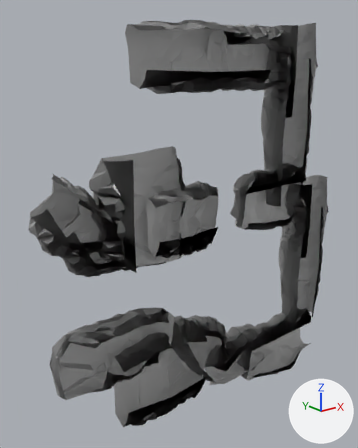
Before and after pictures for a commit that changed the FBX model Assets/God Hunt/Env/Background/Frames/Models/Frame9.fbx.
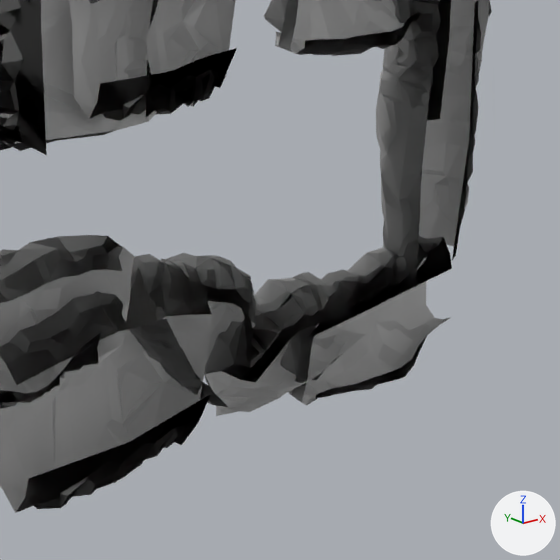
Old and new are each drawn whole from a camera (50 mm lens) standing at (30.7, -47.2, 36.9) and looking at (74.7, 7.9, 14.8) and again close up on the part from 32% to 100% of the width and 46% to 100% of the height. Lighting does not change. The marker at lower right points along +X, +Y and +Z. Where no turn or scale is listed for an object, it has been applied to the vertices.

Objects in the first close-up: 'Frame9'.
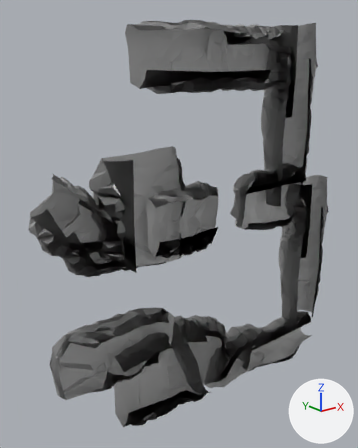
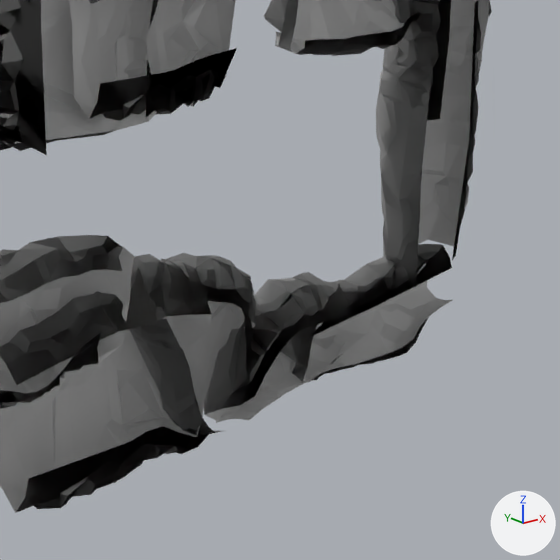
Patch to the scene script:
```diff
--- a/Assets/God Hunt/Env/Background/Frames/Models/Frame9.fbx.py
+++ b/Assets/God Hunt/Env/Background/Frames/Models/Frame9.fbx.py
@@ me_mesh @@
 # used by ob_frame9; location = (77.93, 4.82, 13.61)
-me_mesh.from_pydata(...)  # 3600 vertices, 3328 faces; spans x -27.3..27.3, y -3.3..3.3, z -29.8..29.8
+me_mesh.from_pydata(...)  # 3600 vertices, 3328 faces; spans x -27.3..27.3, y -3.3..3.3, z -27.5..29.8
+# me_mesh part 1: the loose piece of 225 vertices spanning x 7.8..26.1, y -3.3..2.3, z -29.8..-19.2 is scaled about its middle by (1, 1, 0.676), then moved by (0.0, 0.0, 0.6)
+# me_mesh part 2: 173 of 3600 vertices moved; they spanned x -6.5..3.9, y -2.4..3.1, z -27.2..-18.4 and now span x -6.5..3.9, y -2.4..3.1, z -27.5..-18.4; mean shift (0.0, 0.0, -1.7); largest move (-1.7, 0.0, -22.0) -> (-1.7, 0.0, -26.1)
 me_mesh.materials.append(mat_m_frame9)
```

Pixel boxes [x1, y1, x2, y2] of what changed, in the close-ups (560 x 560 px; the box of a moved part takes in the faces that stretch with it):
part 1 of me_mesh, moved or reshaped
    before: [280, 236, 452, 405]
    after: [280, 244, 452, 383]
part 2 of me_mesh, moved or reshaped
    both: [105, 301, 289, 461]
